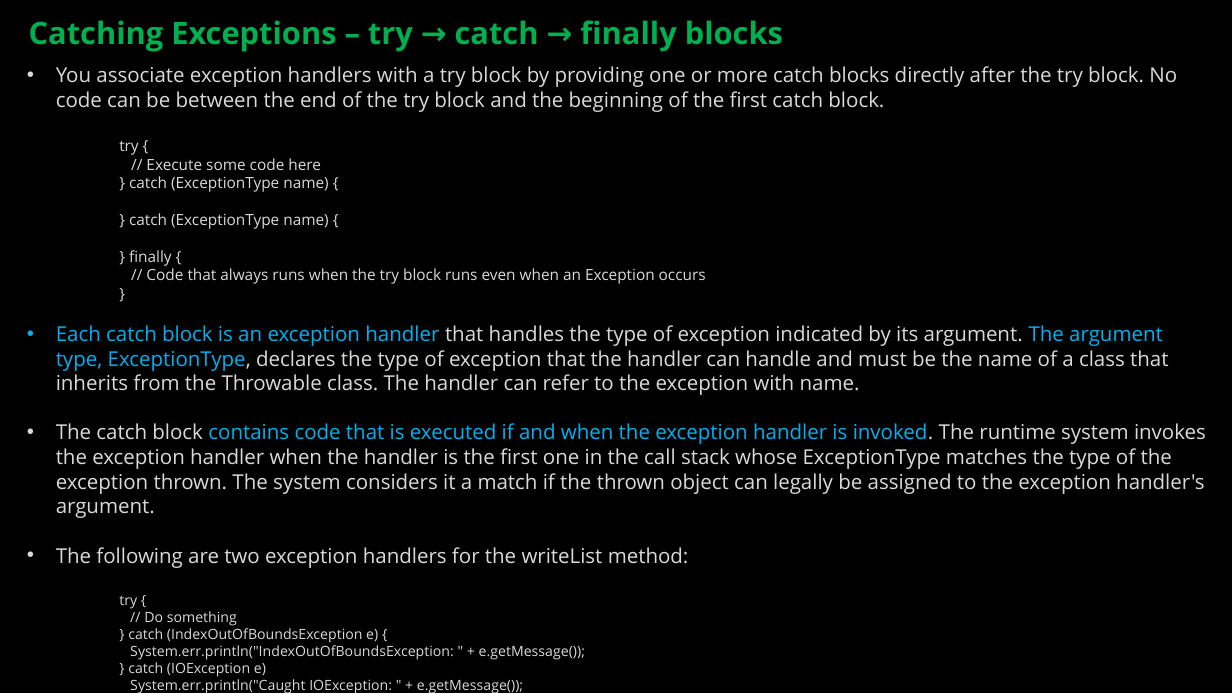
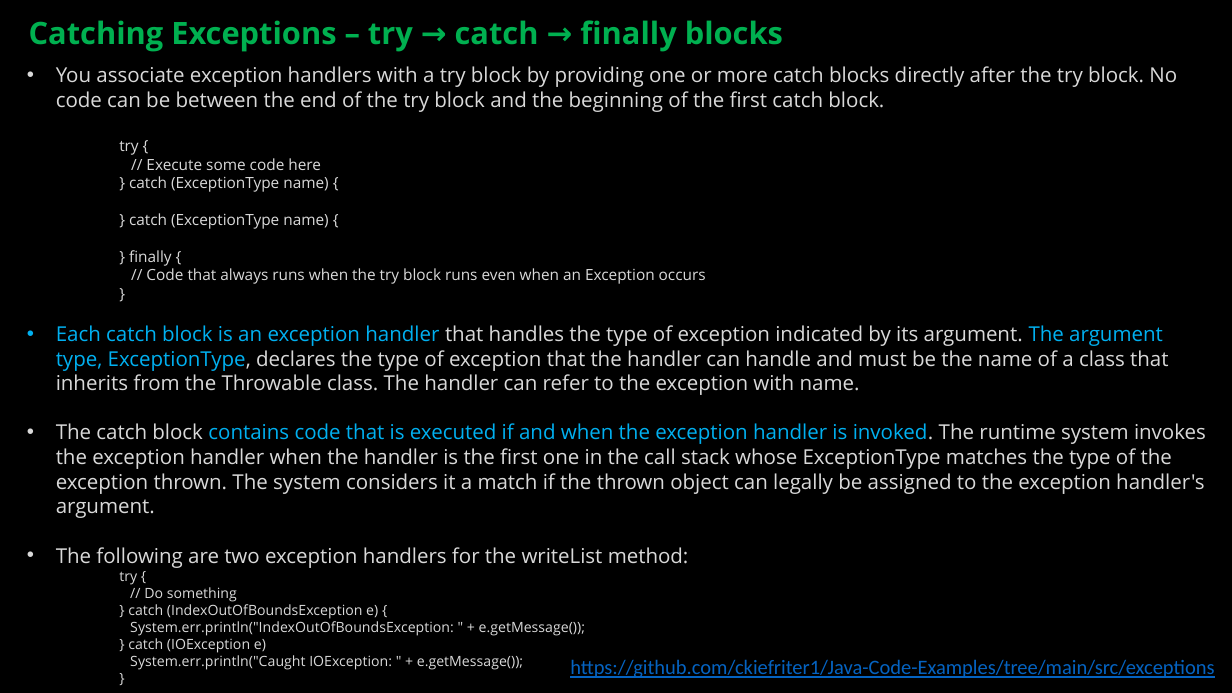
Before and after one commit to ckiefriter1/PT-BESD, a slide deck: slide 12 of Week5/BESD Week 5.pptx. Drawn at 1232x693 pixels with LibreOffice and Linux fonts; fonts in the diff are those of the drawing. Boxes give left, top, right and bottom in pixels: in the first picture for what was removed or moved away, otherwise in the second. Text is boxed around its words. In the diff, an @@ line names an element or a change of style, - is before the commit and + after.

```diff
--- a/Week5/BESD Week 5.pptx
+++ b/Week5/BESD Week 5.pptx
@@ text "You associate exception handlers with ..." rewrapped from <box>56,66,1206,693</box> to <box>56,66,1206,670</box> @@
@@ text added at <box>570,659,1214,678</box>, 16 pt, text #0563C1, underline @@
+https://github.com/ckiefriter1/Java-Code-Examples/tree/main/src/exceptions
```
Also in this commit, not shown: 4 other slides changed, 1 other file.
